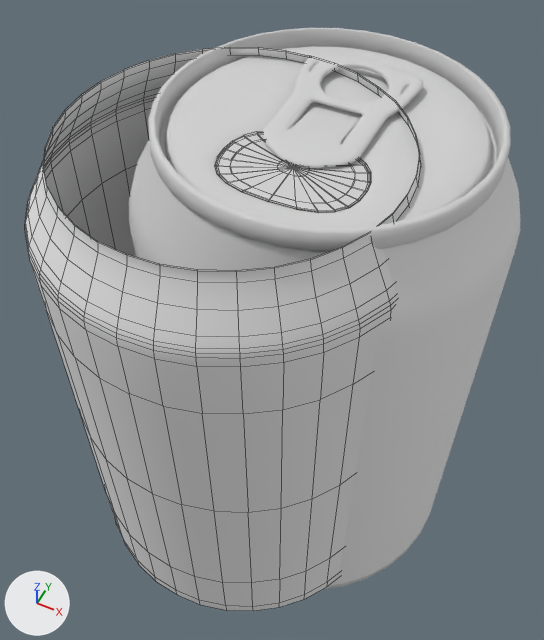
A saved change to the OBJ model res/models/can-maes.obj.
The view is the same before and after, from a 50 mm lens placed at (0.96, -1.65, 3.53), pointed at (0.02, 0.22, 1.19). Arrows for +X, +Y and +Z are at lower left; the lights stay in place. Mesh edges are drawn as thin lines on the coarser meshes. Where no turn or scale is listed for an object, it has been applied to the vertices.

Before the edit, the objects in view are built like this:
```python
ob_cylinder01_metal__001 = bpy.data.objects.new('Cylinder01_Metal_.001', me_cylinder01_metal__001)
ob_cylinder01_metal__001.location = (0.0, 0.0, 0.0)
ob_cylinder_metal_chro_cylinder01_metal_chro = bpy.data.objects.new('Cylinder_Metal_Chro_Cylinder01_Metal_Chro', me_cylinder_metal_chro_cylinder01_metal_chro)
ob_cylinder_metal_chro_cylinder01_metal_chro.location = (0.0, 0.0, 0.0)
ob_sticker_unfolded_mesh = bpy.data.objects.new('Sticker-Unfolded_Mesh', me_sticker_unfolded_mesh)
ob_sticker_unfolded_mesh.location = (0.0, 0.0, 0.0)
# also in view: 'Cylinder00_Metal_Chro' at (0.2, 0.32, 2.18)
```
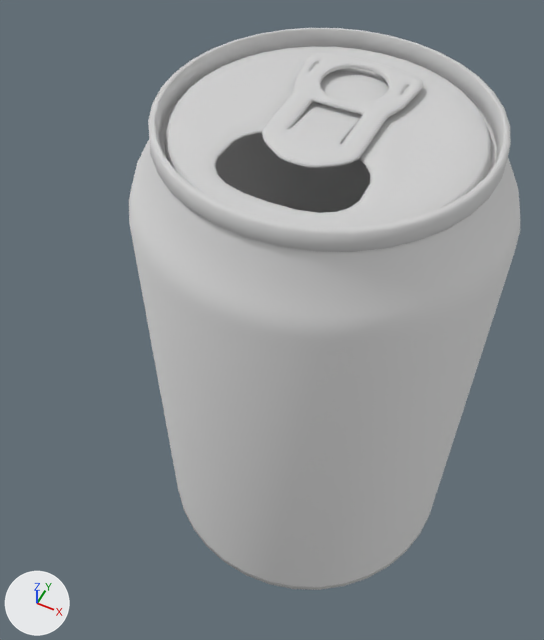
Commit message: Updated version of can-maes

Pixel boxes (x1, y1, x2, y2) of what changed, in the pictures (544 x 640 px):
'Sticker-Unfolded_Mesh', deleted: before (25, 47, 421, 611)
'Cylinder01_Metal_.001', deleted: before (215, 132, 371, 213)

Diff of the bpy script that builds the scene:
```diff
--- a/res/models/can-maes.obj.py
+++ b/res/models/can-maes.obj.py
@@ ob_cylinder01_metal__001 @@
-ob_cylinder01_metal__001 = bpy.data.objects.new('Cylinder01_Metal_.001', me_cylinder01_metal__001)
-ob_cylinder01_metal__001.location = (0.0, 0.0, 0.0)
@@ ob_sticker_unfolded_mesh @@
-ob_sticker_unfolded_mesh = bpy.data.objects.new('Sticker-Unfolded_Mesh', me_sticker_unfolded_mesh)
-ob_sticker_unfolded_mesh.location = (0.0, 0.0, 0.0)
```
